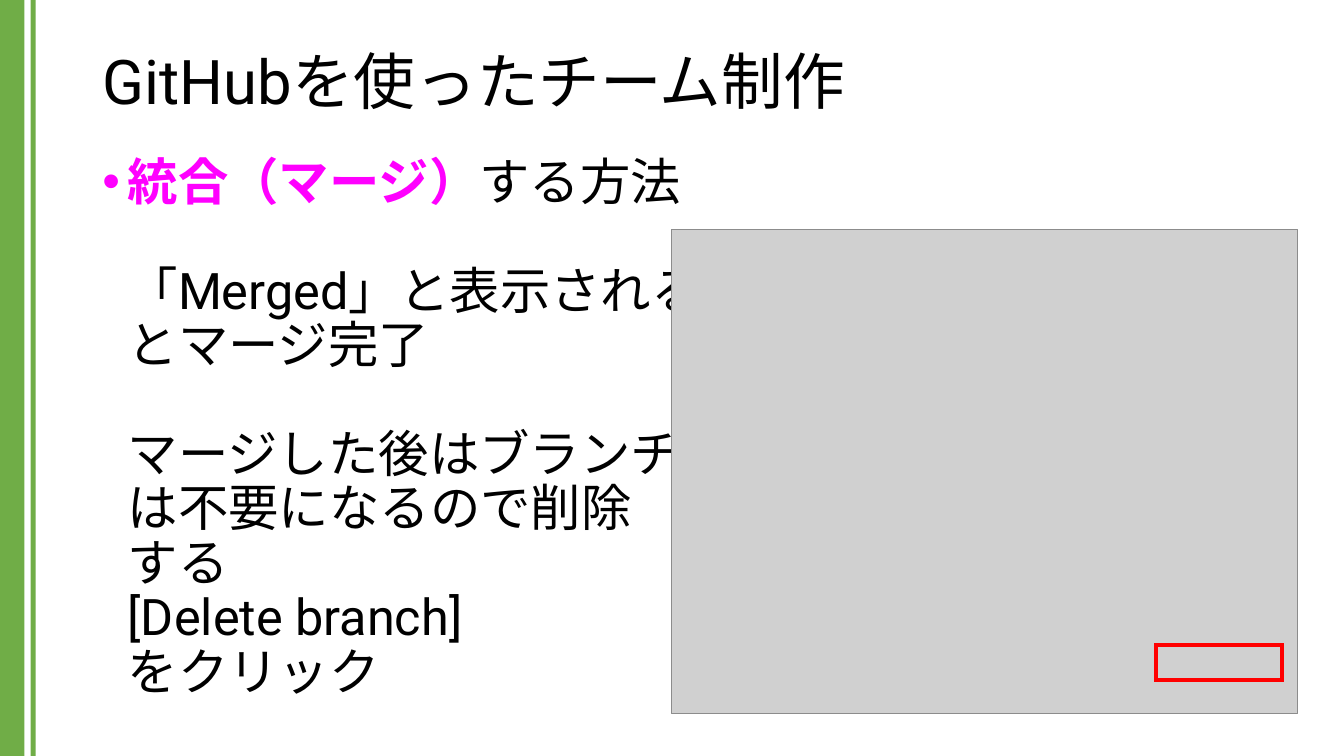
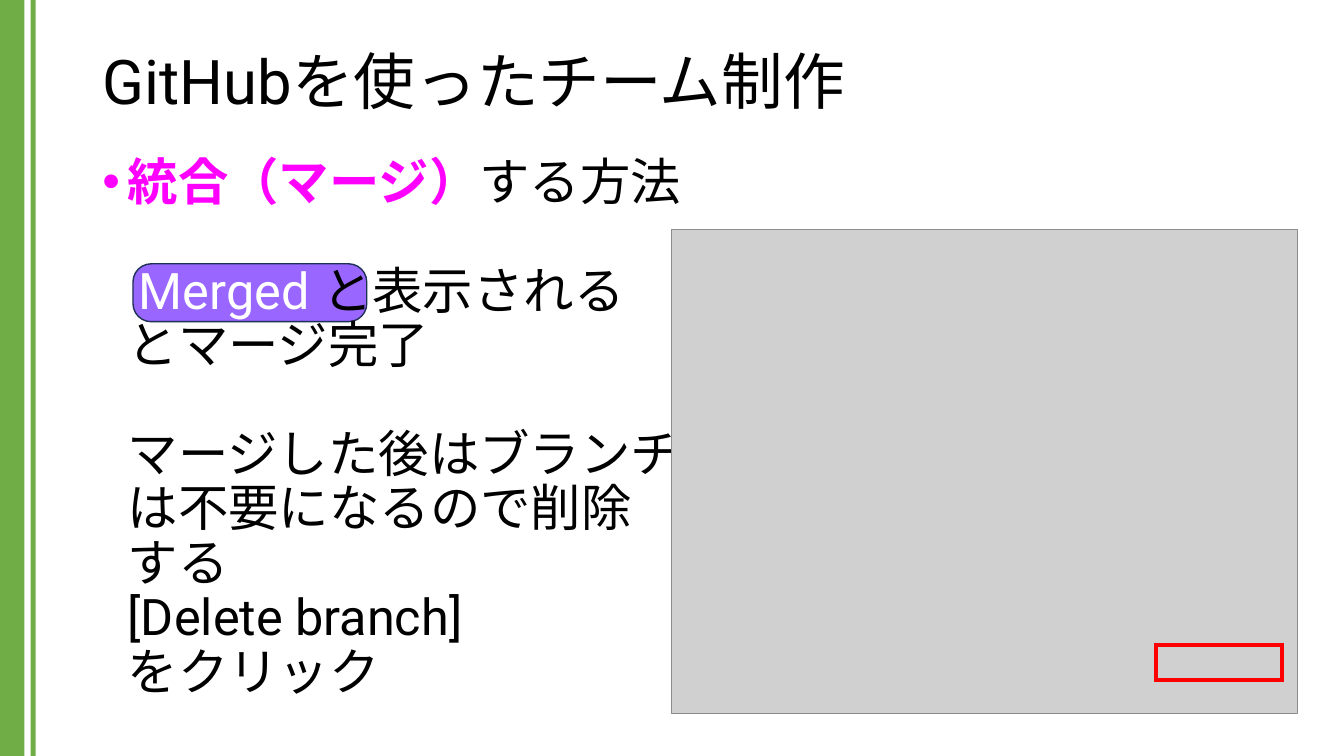
Before and after one commit to kic-murata/cpp2024, a slide deck: slide 45 of 授業資料/GitHubを用いたチーム制作.pptx (slide 44 before the commit). Drawn at 1344x756 pixels with LibreOffice and Linux fonts; fonts in the diff are those of the drawing; grey boxes stand for pictures. Boxes give left, top, right and bottom in pixels: in the first picture for what was removed or moved away, otherwise in the second. Text is boxed around its words. In the diff, an @@ line names an element or a change of style, - is before the commit and + after.

```diff
--- a/授業資料/GitHubを用いたチーム制作.pptx
+++ b/授業資料/GitHubを用いたチーム制作.pptx
@@ text at bbox=[128, 156, 681, 694]: text changed @@
-• 統合（マージ）する方法
-  「Merged」と表示される
-  とマージ完了
-  マージした後はブランチ
-  は不要になるので削除
-  する
-  [Delete branch]
-  をクリック
+• 統合（マージ）する方法
+  Merged と表示される
+  とマージ完了
+  マージした後はブランチ
+  は不要になるので削除
+  する
+  [Delete branch]
+  をクリック
@@ rounded rectangle added at bbox=[133, 264, 367, 322], fill #9966FF, outline #1E3256 1 pt @@
```
Also in this commit, not shown: 8 other slides changed, 7 slides added, 1 other file.
